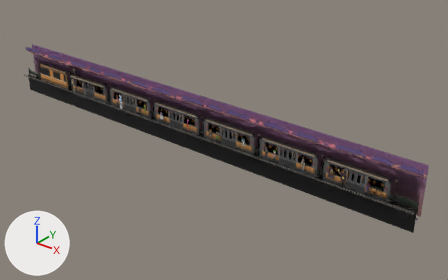
The Blender file Assets/Models/Train.blend: old version first, new version second.
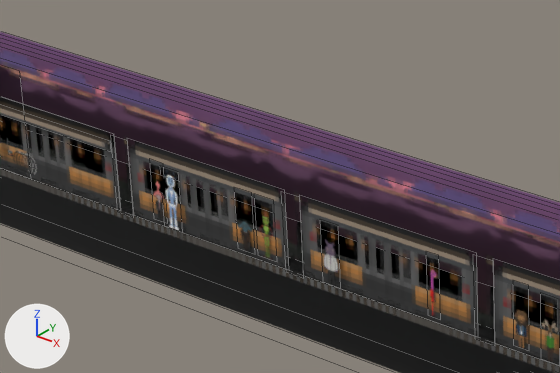
There are two pictures of each version: one whole from a camera (50 mm lens) standing at (34.5, -36.1, 22.0) and looking at (3.6, 2.5, -2.0), one close up on the part from 17% to 49% of the width and 18% to 52% of the height. Lighting does not change. The marker at lower left points along +X, +Y and +Z. The close-ups show mesh edges as thin lines.
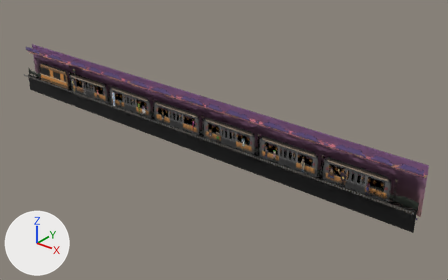
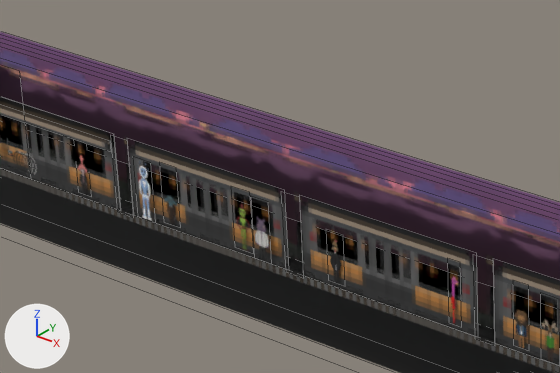
What the commit changed:
Picture 'HenInBlack (H.I.B).png' (img_heninblack__h_i_b__png) is new.
Material 'HIB' (mat_hib) is new.
Its texture is img_heninblack__h_i_b__png (with its transparency).
Mesh me_plane_033 is new.
It has 4 vertices, 1 face and spans x -0.064..0.064, y -0.781..0.493, z 0.0.
It uses material mat_hib (picture img_heninblack__h_i_b__png).
Object 'Plane.015' (ob_plane_015) moves from (-3.56, -0.05, 0.02) to (-4.33, -0.05, 0.02).
Object 'Plane.016' (ob_plane_016) moves from (-6.6, -0.18, 0.01) to (-7.55, -0.18, 0.01).
Object 'Plane.017' (ob_plane_017) moves from (-7.19, -0.05, 0.02) to (-9.94, -0.05, 0.02).
Object 'Plane.018' (ob_plane_018) moves from (-4.25, -0.05, 0.02) to (-6.79, -0.05, 0.02).
Object 'Plane.019' (ob_plane_019) moves from (-1.36, -0.18, 0.01) to (-3.57, -0.18, 0.01).
Object 'Plane.020' (ob_plane_020) moves from (1.65, -0.05, 0.02) to (2.27, -0.05, 0.02).
Object 'Plane.033' (ob_plane_033) is new; it shows me_plane_033.
Its location is (-1.33, -0.05, 0.02).
Its rotation in degrees is (90, 0, 0).
Its scale is (4.16, 1.0, 1.0).

Where the change shows, as pixel boxes [x1, y1, x2, y2] in the close-ups (560 x 373 px):
'Plane.019', moved
    before: [324, 241, 339, 286]
    after: [255, 217, 270, 261]
'Plane.016', moved
    before: [166, 175, 179, 231]
    after: [139, 166, 152, 221]
'Plane.018', moved
    before: [238, 221, 252, 252]
    after: [163, 195, 177, 226]
'Plane.017', moved
    before: [153, 181, 164, 222]
    after: [77, 155, 88, 195]
'Plane.015', moved
    before: [260, 212, 273, 260]
    after: [237, 204, 250, 251]
'Plane.020', moved
    before: [430, 270, 438, 316]
    after: [451, 277, 459, 323]
'Plane.033', added
    after: [330, 240, 341, 284]
